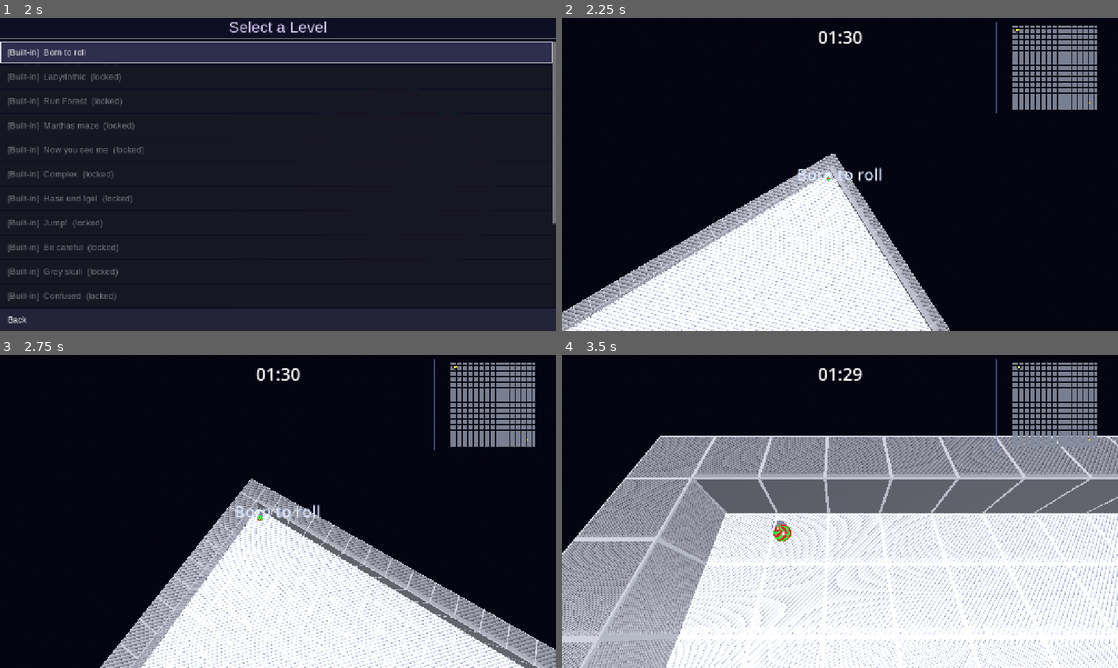
Above: before the commit, frames 1-4 (two rows, left to right).
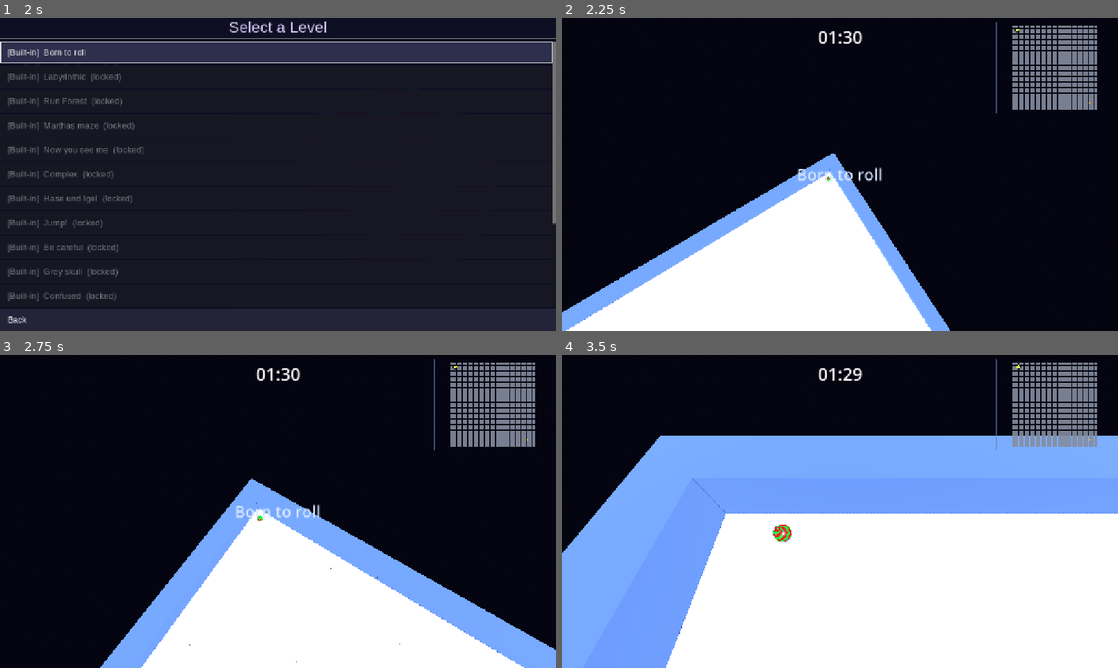
Above: after the commit, the same moments.

Repository: frank-laemmer/marble-maze
Game: Godot game, scene res://scenes/ui/splash_screen.tscn
The game is run twice, just before and just after one commit, with the same random seed, the same clock (stepped at 60 frames per second) and the same inputs.
Inputs (mouse positions are in pixels of both pictures, inside the frame that each line leads up to):
- Up to frame 1 (2 s): click "Play" at 0.5 s; click "Play" at 1.25 s
- Up to frame 2 (2.25 s): click "[Built-in] Born to roll" at 2 s
- Up to frame 3 (2.75 s): no input
- Up to frame 4 (3.5 s): move the mouse to (962, 495) at 2.77 s; hold D (move_right) from 2.78 s (still down); tap Down (cam_down) at 2.85 s; click (962, 495) at 2.92 s; tap Space (jump) at 3.02 s

Frame 1 is identical in both runs. In frame 2, 7.6% of the frame differs, in the area x 0-70%, y 43-100%; in frame 3, 12%; in frame 4, 41%, in the area x 0-100%, y 3-100%.

Commit message:
Performance updates and usability

Diff:
--- a/scripts/level_loader.gd
+++ b/scripts/level_loader.gd
@@ -173,12 +173,6 @@
 	key.shadow_enabled = true
 	root.add_child(key)
 
-	var fill := DirectionalLight3D.new()
-	fill.name = "FillLight"
-	fill.rotation_degrees = Vector3(-30.0, 225.0, 0.0)
-	fill.light_energy = 0.4
-	root.add_child(fill)
-
 	var sky_mat := ProceduralSkyMaterial.new()
 	sky_mat.sky_top_color      = Color(0.04, 0.10, 0.40)
 	sky_mat.sky_horizon_color  = Color(0.08, 0.18, 0.52)
@@ -203,10 +197,10 @@
 	var goal_mesh  := BoxMesh.new(); goal_mesh.size  = Vector3(CELL * 0.85, 0.12, CELL * 0.85)
 
 	var floor_mat := StandardMaterial3D.new()
-	floor_mat.albedo_color = Color(0.65, 0.65, 0.65)
+	floor_mat.albedo_color = Color(0.55, 0.58, 0.65)
 
 	var wall_mat := StandardMaterial3D.new()
-	wall_mat.albedo_color = Color(0.38, 0.38, 0.38)
+	wall_mat.albedo_color = Color(0.22, 0.32, 0.52)
 
 	var goal_mat := StandardMaterial3D.new()
 	goal_mat.albedo_color = Color(0.9, 0.75, 0.1)
@@ -285,13 +279,7 @@
 				fw_col.shape = fw_shp
 				fw.add_child(fw_col)
 				fw.call("setup", wall_mesh, wall_mat)
-				# Panel geometry attached to the fake wall so it fades with it.
-				var fw_panel_mat := StandardMaterial3D.new()
-				fw_panel_mat.albedo_color = Color(0.34, 0.34, 0.34)
-				fw_panel_mat.cull_mode    = BaseMaterial3D.CULL_DISABLED
-				var fw_panel := _fake_wall_panel(fw_panel_mat)
-				fw.add_child(fw_panel)
-				fw.call("register_panel", fw_panel, fw_panel_mat)
+
 				root.add_child(fw)
 				_fake_wall_nodes.append(fw)
 			elif ch == "M":
@@ -405,7 +393,6 @@
 	dz.add_child(dz_col)
 	root.add_child(dz)
 
-	_add_tile_panels(root, grid, R, C)
 	return root
 
 ## Returns "ns", "ew", or "" (fall back to wall) based on which pair of
@@ -421,117 +408,6 @@
 	elif above_solid and below_solid:
 		return "ew"
 	return ""
-
-# One inset panel quad per face — slightly smaller than the tile, same accent
-# colour as the old border stripes.  Simpler and reads better at all zoom levels.
-func _add_tile_panels(root: Node3D, g: Array[String], R: int, C: int) -> void:
-	var lp  := 0.1   # inset from each edge
-	var off := 0.01  # offset above/outside surface to avoid z-fighting
-
-	var floor_mat := StandardMaterial3D.new()
-	floor_mat.albedo_color = Color(0.61, 0.61, 0.61)
-	floor_mat.cull_mode    = BaseMaterial3D.CULL_DISABLED
-
-	var wall_mat := StandardMaterial3D.new()
-	wall_mat.albedo_color = Color(0.34, 0.34, 0.34)
-	wall_mat.cull_mode    = BaseMaterial3D.CULL_DISABLED
-
-	var map_panel_mat := StandardMaterial3D.new()
-	map_panel_mat.albedo_color = Color(0.08, 0.50, 0.57)
-	map_panel_mat.cull_mode    = BaseMaterial3D.CULL_DISABLED
-
-	var st_f := SurfaceTool.new(); st_f.begin(Mesh.PRIMITIVE_TRIANGLES)
-	var st_w := SurfaceTool.new(); st_w.begin(Mesh.PRIMITIVE_TRIANGLES)
-	var st_m := SurfaceTool.new(); st_m.begin(Mesh.PRIMITIVE_TRIANGLES)
-
-	var wall_tiles := ["#", "F", "D", "E", "R", "H"]
-
-	for ri in R:
-		for ci in g[ri].length():
-			var ch := g[ri][ci]
-			if ch == "_" or ch == "V" or ch == "F":
-				continue
-			var x0 := ci * CELL
-			var z0 := ri * CELL
-
-			if wall_tiles.has(ch):
-				# Top panel
-				_hquad(st_w, x0 + lp, x0 + CELL - lp, z0 + lp, z0 + CELL - lp, WALL_H + off)
-				# Four side panels
-				_vquad_z(st_w, x0 + lp, x0 + CELL - lp, lp, WALL_H - lp, z0 - off)
-				_vquad_z(st_w, x0 + lp, x0 + CELL - lp, lp, WALL_H - lp, z0 + CELL + off)
-				_vquad_x(st_w, z0 + lp, z0 + CELL - lp, lp, WALL_H - lp, x0 - off)
-				_vquad_x(st_w, z0 + lp, z0 + CELL - lp, lp, WALL_H - lp, x0 + CELL + off)
-			elif ch == "M":
-				_hquad(st_m, x0 + lp, x0 + CELL - lp, z0 + lp, z0 + CELL - lp, off)
-			else:
-				# Floor panel — includes I (invisible-wall) tiles so their floor reads clearly
-				_hquad(st_f, x0 + lp, x0 + CELL - lp, z0 + lp, z0 + CELL - lp, off)
-
-	_commit_lines(root, st_f, floor_mat)
-	_commit_lines(root, st_w, wall_mat)
-	_commit_lines(root, st_m, map_panel_mat)
-
-
-func _commit_lines(root: Node3D, st: SurfaceTool, mat: StandardMaterial3D) -> void:
-	var mesh := st.commit()
-	if mesh.get_surface_count() == 0:
-		return
-	var vis := MeshInstance3D.new()
-	vis.mesh = mesh
-	vis.material_override = mat
-	root.add_child(vis)
-
-
-# Horizontal quad at constant y
-func _hquad(st: SurfaceTool, x0: float, x1: float, z0: float, z1: float, y: float) -> void:
-	st.add_vertex(Vector3(x0, y, z0))
-	st.add_vertex(Vector3(x1, y, z0))
-	st.add_vertex(Vector3(x1, y, z1))
-	st.add_vertex(Vector3(x0, y, z0))
-	st.add_vertex(Vector3(x1, y, z1))
-	st.add_vertex(Vector3(x0, y, z1))
-
-
-# Vertical quad at constant z (XY plane — north/south faces)
-func _vquad_z(st: SurfaceTool, x0: float, x1: float, y0: float, y1: float, z: float) -> void:
-	st.add_vertex(Vector3(x0, y0, z))
-	st.add_vertex(Vector3(x1, y0, z))
-	st.add_vertex(Vector3(x1, y1, z))
-	st.add_vertex(Vector3(x0, y0, z))
-	st.add_vertex(Vector3(x1, y1, z))
-	st.add_vertex(Vector3(x0, y1, z))
-
-
-# Vertical quad at constant x (ZY plane — west/east faces)
-func _vquad_x(st: SurfaceTool, z0: float, z1: float, y0: float, y1: float, x: float) -> void:
-	st.add_vertex(Vector3(x, y0, z0))
-	st.add_vertex(Vector3(x, y0, z1))
-	st.add_vertex(Vector3(x, y1, z1))
-	st.add_vertex(Vector3(x, y0, z0))
-	st.add_vertex(Vector3(x, y1, z1))
-	st.add_vertex(Vector3(x, y1, z0))
-
-
-# Panel mesh in the local space of a fake-wall Area3D (centred at WALL_H/2).
-# Mirrors the geometry _add_tile_panels() would emit for a wall tile.
-func _fake_wall_panel(mat: StandardMaterial3D) -> MeshInstance3D:
-	var lp    := 0.1
-	var off   := 0.01
-	var half  := CELL   * 0.5   # 2.0  — half tile width
-	var half_h := WALL_H * 0.5  # 2.0  — half wall height (Area3D Y-origin)
-	var st := SurfaceTool.new()
-	st.begin(Mesh.PRIMITIVE_TRIANGLES)
-	_hquad(st, -half+lp,  half-lp, -half+lp,  half-lp, half_h + off)
-	_vquad_z(st, -half+lp, half-lp, lp-half_h, half_h-lp, -half-off)
-	_vquad_z(st, -half+lp, half-lp, lp-half_h, half_h-lp,  half+off)
-	_vquad_x(st, -half+lp, half-lp, lp-half_h, half_h-lp, -half-off)
-	_vquad_x(st, -half+lp, half-lp, lp-half_h, half_h-lp,  half+off)
-	var vis := MeshInstance3D.new()
-	vis.mesh = st.commit()
-	vis.material_override = mat
-	return vis
-
 
 func _add_box(root: Node3D, body: StaticBody3D,
 			  mesh: BoxMesh, mat: StandardMaterial3D,
--- a/scripts/minimap.gd
+++ b/scripts/minimap.gd
@@ -18,16 +18,21 @@
 
 var _marble: Node3D
 var _map_reveal_active := false
+var _last_mc := -1
+var _last_mr := -1
 
 func _ready() -> void:
 	_marble = get_tree().get_first_node_in_group("marble")
 
 func _process(_delta: float) -> void:
-	queue_redraw()
 	if _marble and not LevelLoader.grid.is_empty():
 		var mp  := _marble.global_position
 		var mc  := int(mp.x / CELL)
 		var mr  := int(mp.z / CELL)
+		if mc != _last_mc or mr != _last_mr:
+			_last_mc = mc
+			_last_mr = mr
+			queue_redraw()
 		var rows := LevelLoader.grid_rows
 		var cols := LevelLoader.grid_cols
 		var active := (mr >= 0 and mr < rows and mc >= 0 and mc < cols
@@ -35,6 +40,8 @@
 		if active != _map_reveal_active:
 			_map_reveal_active = active
 			LevelLoader.set_map_reveal(active)
+	else:
+		queue_redraw()
 
 func _draw() -> void:
 	if LevelLoader.grid.is_empty():
Binary file changed: assets/cover.png
Binary file changed: assets/screenshot_01_marthas_maze.png
Binary file changed: assets/screenshot_02_grey_skull.png
Binary file changed: assets/screenshot_03_now_you_see_me.png
Binary file changed: assets/screenshot_04_look_and_see.png
